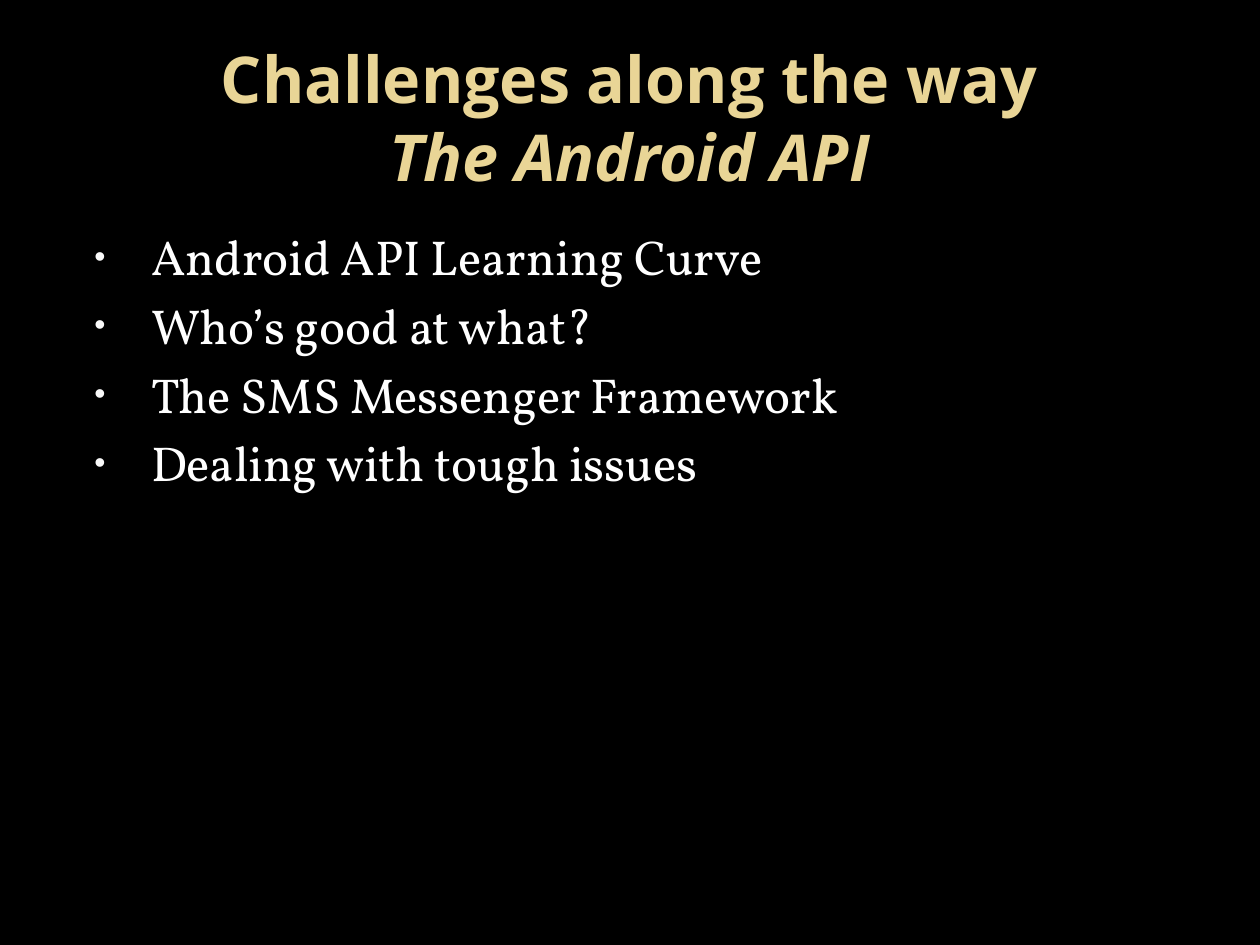
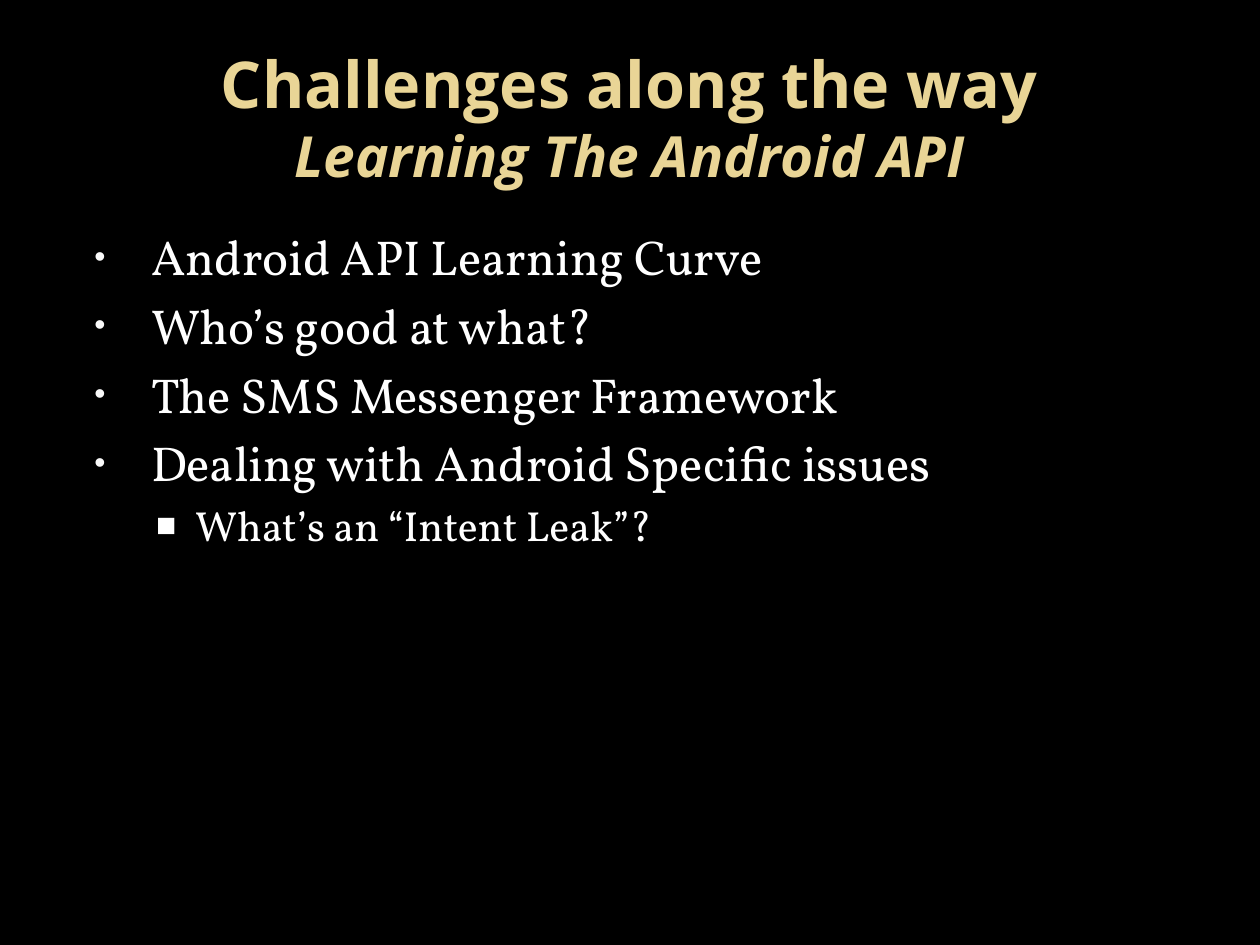
Before and after one commit to kbaileyky/CS5103-SMS, a slide deck: slide 12 of Documents/Presentation/CS5103 SMS MSGR .pptx (slide 13 before the commit). Drawn at 1260x945 pixels with LibreOffice and Linux fonts; fonts in the diff are those of the drawing; background and template pictures are left out. Boxes give left, top, right and bottom in pixels: in the first picture for what was removed or moved away, otherwise in the second. Text is boxed around its words. In the diff, an @@ line names an element or a change of style, - is before the commit and + after.

```diff
--- a/Documents/Presentation/CS5103 SMS MSGR .pptx
+++ b/Documents/Presentation/CS5103 SMS MSGR .pptx
@@ title at (x1=221, y1=59, x2=1038, y2=191): text changed @@
-Challenges along the way
-The Android API
+Challenges along the way
+Learning The Android API
@@ text at (x1=151, y1=446, x2=930, y2=542): text changed @@
-• Dealing with tough issues
+• Dealing with Android Specific issues
+  ■ What’s an “Intent Leak”?
```
Also in this commit, not shown: 10 other slides changed, 4 slides added, 3 slides removed.
